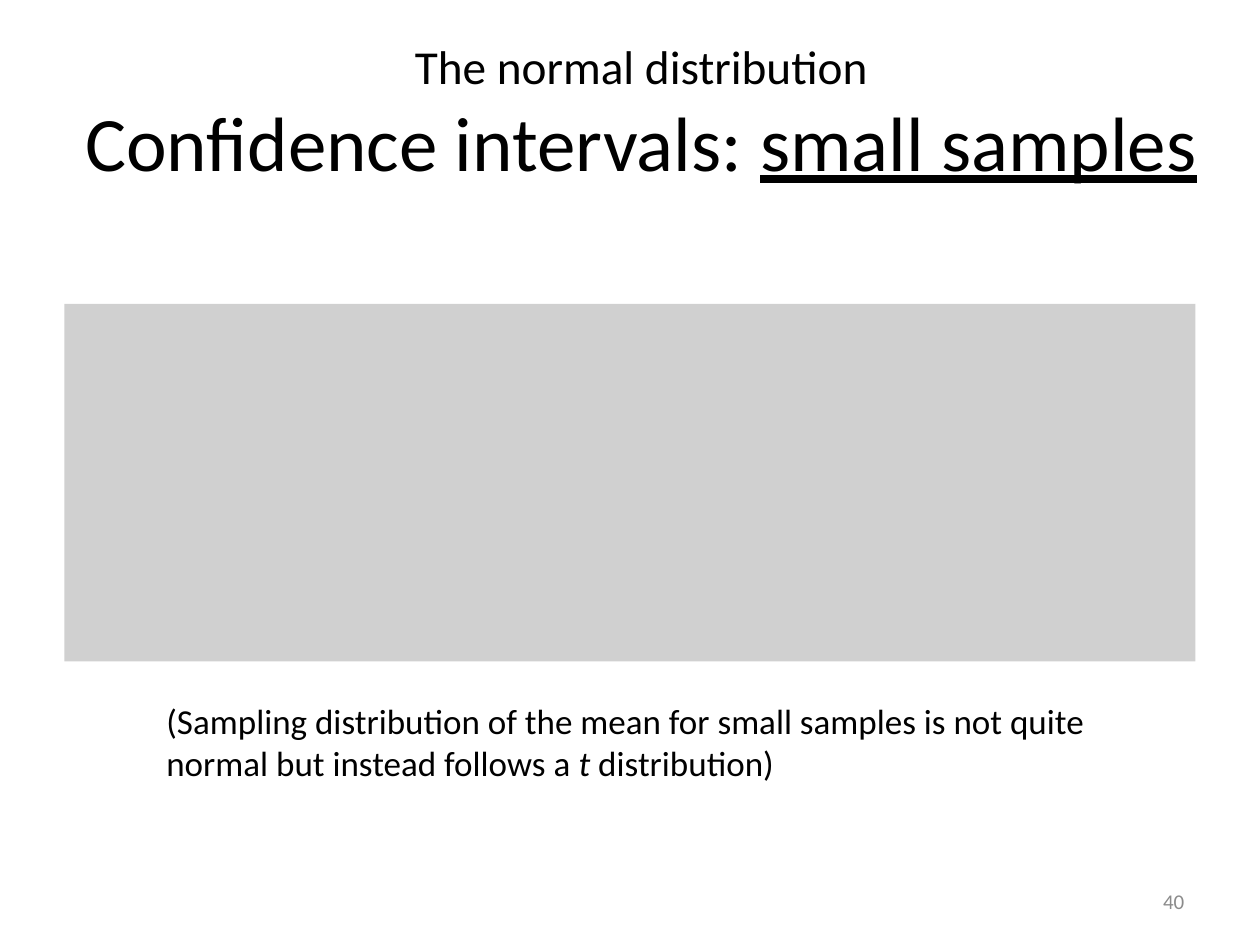
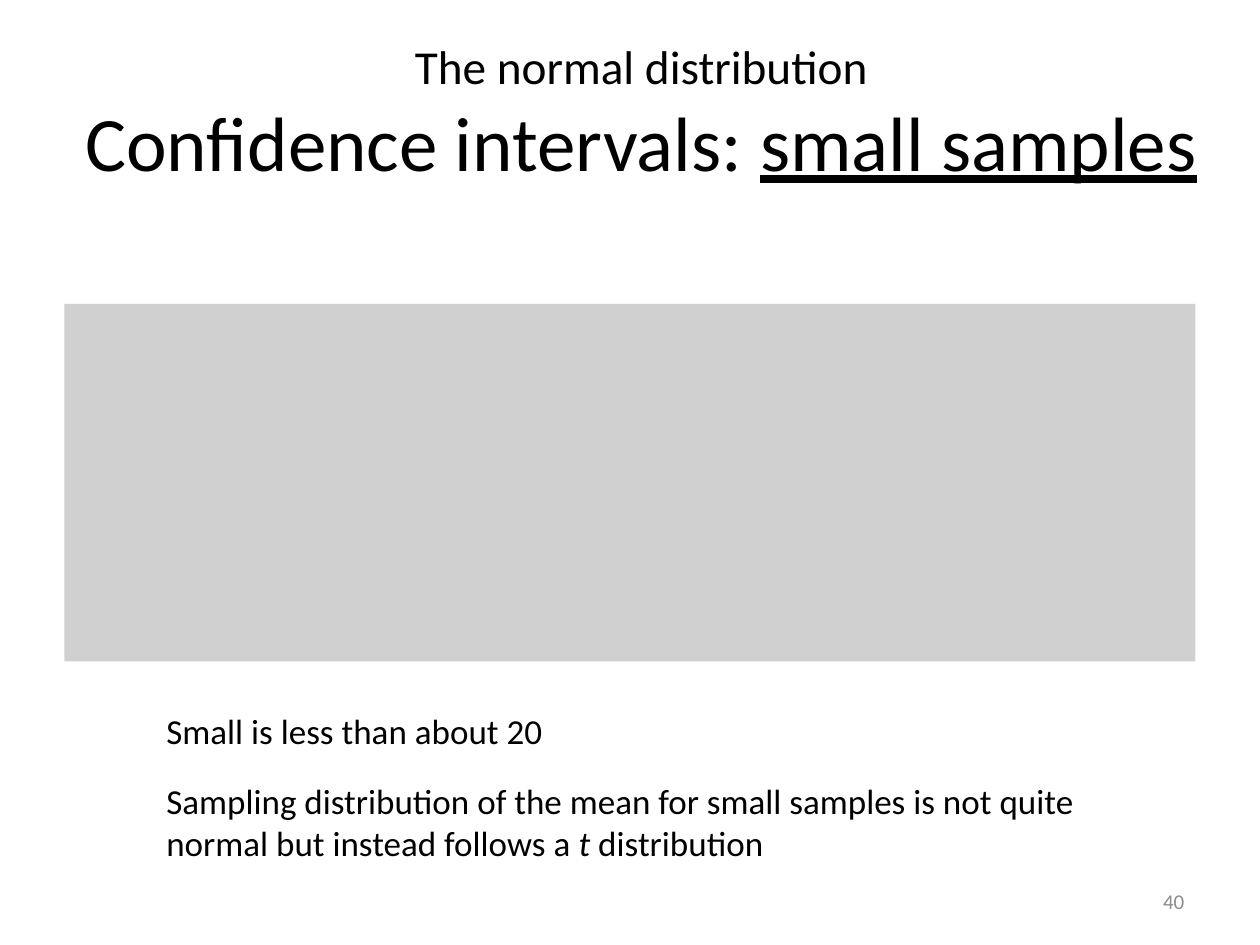
Before and after one commit to 3mmaRand/BIO00017C-Data-Analysis-in-R-2020, a slide deck: slide 40 of slides/03-normal-distributions-probabilities-ci.pptx. Drawn at 1260x945 pixels with LibreOffice and Linux fonts; fonts in the diff are those of the drawing; grey boxes stand for pictures. Boxes give left, top, right and bottom in pixels: in the first picture for what was removed or moved away, otherwise in the second. Text is boxed around its words. In the diff, an @@ line names an element or a change of style, - is before the commit and + after.

```diff
--- a/slides/03-normal-distributions-probabilities-ci.pptx
+++ b/slides/03-normal-distributions-probabilities-ci.pptx
@@ text at box(166, 719, 1074, 857): text changed @@
-(Sampling distribution of the mean for small samples is not quite normal but instead follows a t distribution)
+Small is less than about 20
+Sampling distribution of the mean for small samples is not quite normal but instead follows a t distribution
```
Also in this commit, not shown: 2 other slides changed.
